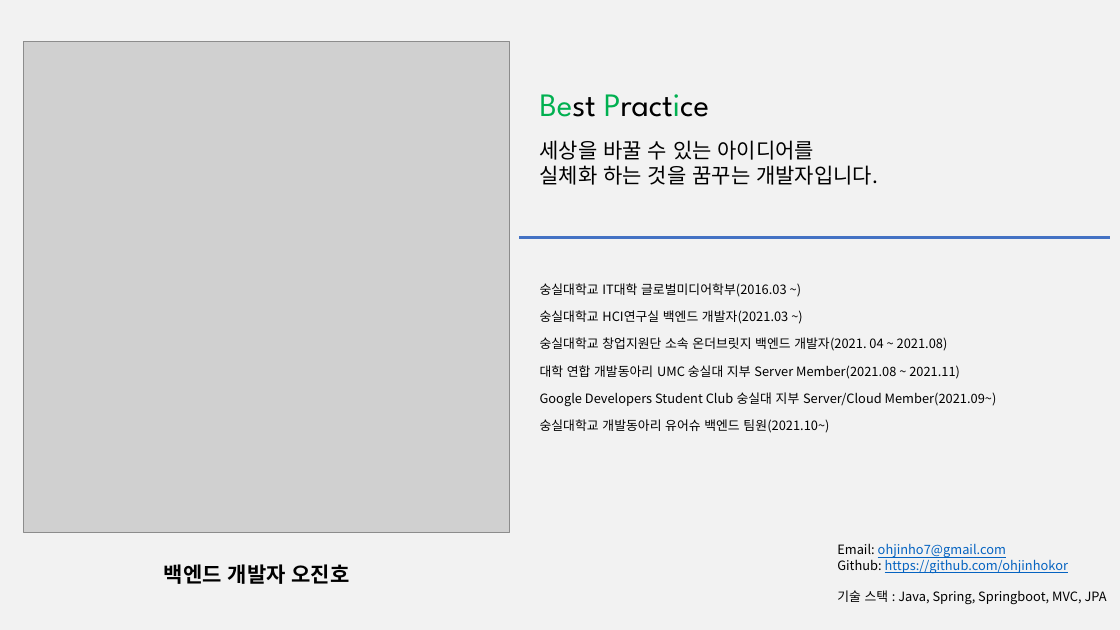
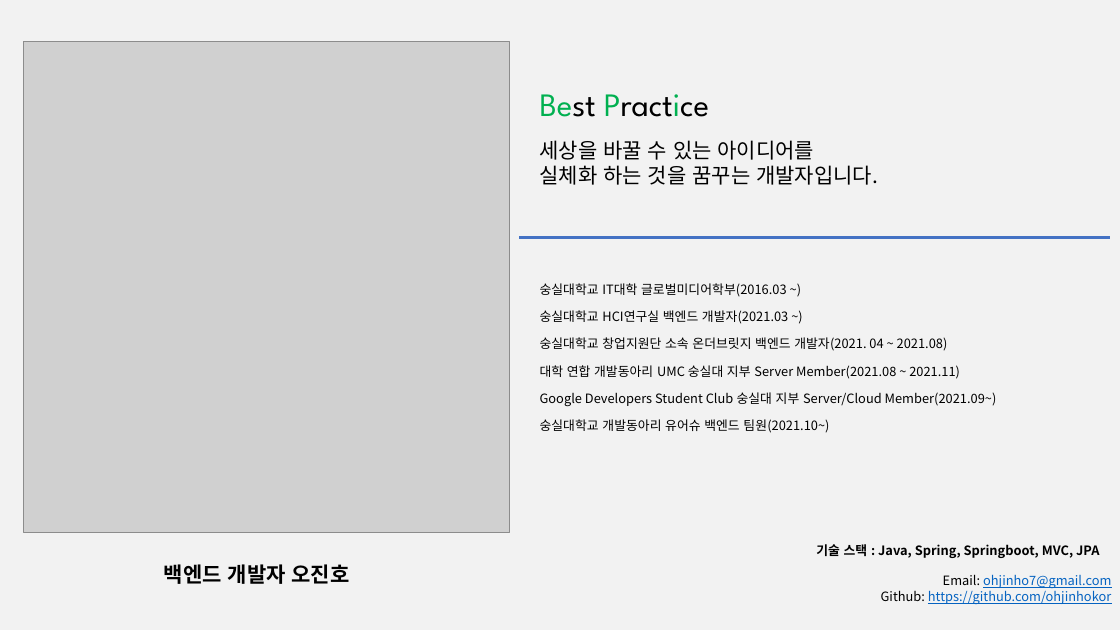
Before and after one commit to ohjinhokor/PortFolio, a slide deck: slide 1 of 오진호 포토폴리오.pptx. Drawn at 1120x630 pixels with LibreOffice and Linux fonts; fonts in the diff are those of the drawing; grey boxes stand for pictures. Boxes give left, top, right and bottom in pixels: in the first picture for what was removed or moved away, otherwise in the second. Text is boxed around its words. In the diff, an @@ line names an element or a change of style, - is before the commit and + after.

```diff
--- a/오진호 포토폴리오.pptx
+++ b/오진호 포토폴리오.pptx
@@ text "기술 스택 : Java, Spring, ...": place and size @@
-text "기술 스택 : Java, Spring, ..." at <box>837,543,1107,605</box>
+text "기술 스택 : Java, Spring, ..." at <box>816,544,1111,604</box>
@@ text at <box>816,544,1099,558</box>: paragraph added @@
+기술 스택 : Java, Spring, Springboot, MVC, JPA
@@ text at <box>837,590,1107,605</box>: paragraph removed @@
-기술 스택 : Java, Spring, Springboot, MVC, JPA
@@ text at <box>881,574,1111,604</box>: alignment left to right @@
```
Also in this commit, not shown: 2 other slides changed, 1 other file.
